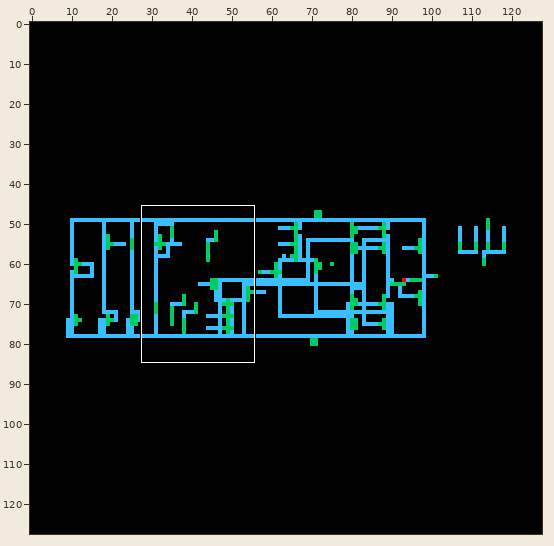
Edited in one commit: sprite sheet (RRI_amp/schematic/thumbnail_128x128.png). The picture above shows the old version from afar; the outline marks the close-up.
Close-up. Before the edit:
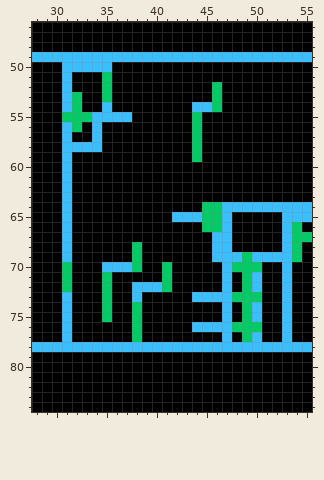
The file is 128x128 pixels. Shown: x 28..55, y 46..84.
The result:
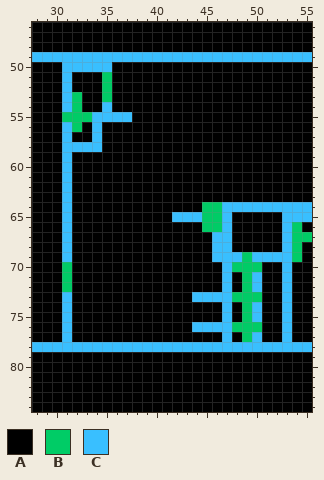
Palette (. is transparent): A #000000  B #00cc66  C #39bfff
Difference:
{"y":52,"x":46,"old":"B","new":"A"}
{"y":53,"x":46,"old":"B","new":"A"}
{"y":54,"x":44,"old":"CCB","new":"AAA"}
{"y":55,"x":44,"old":"B","new":"A"}
{"y":56,"x":44,"old":"B","new":"A"}
{"y":57,"x":44,"old":"B","new":"A"}
{"y":58,"x":44,"old":"B","new":"A"}
{"y":59,"x":44,"old":"B","new":"A"}
{"y":68,"x":38,"old":"B","new":"A"}
{"y":69,"x":38,"old":"B","new":"A"}
{"y":70,"x":35,"old":"CCCB","new":"AAAA"}
{"y":70,"x":41,"old":"B","new":"A"}
{"y":71,"x":35,"old":"B","new":"A"}
{"y":71,"x":41,"old":"B","new":"A"}
{"y":72,"x":35,"old":"B","new":"A"}
{"y":72,"x":38,"old":"CCCB","new":"AAAA"}
{"y":73,"x":35,"old":"B","new":"A"}
{"y":73,"x":38,"old":"C","new":"A"}
{"y":74,"x":35,"old":"B","new":"A"}
{"y":74,"x":38,"old":"B","new":"A"}
{"y":75,"x":35,"old":"B","new":"A"}
{"y":75,"x":38,"old":"B","new":"A"}
{"y":76,"x":38,"old":"B","new":"A"}
{"y":77,"x":38,"old":"B","new":"A"}
